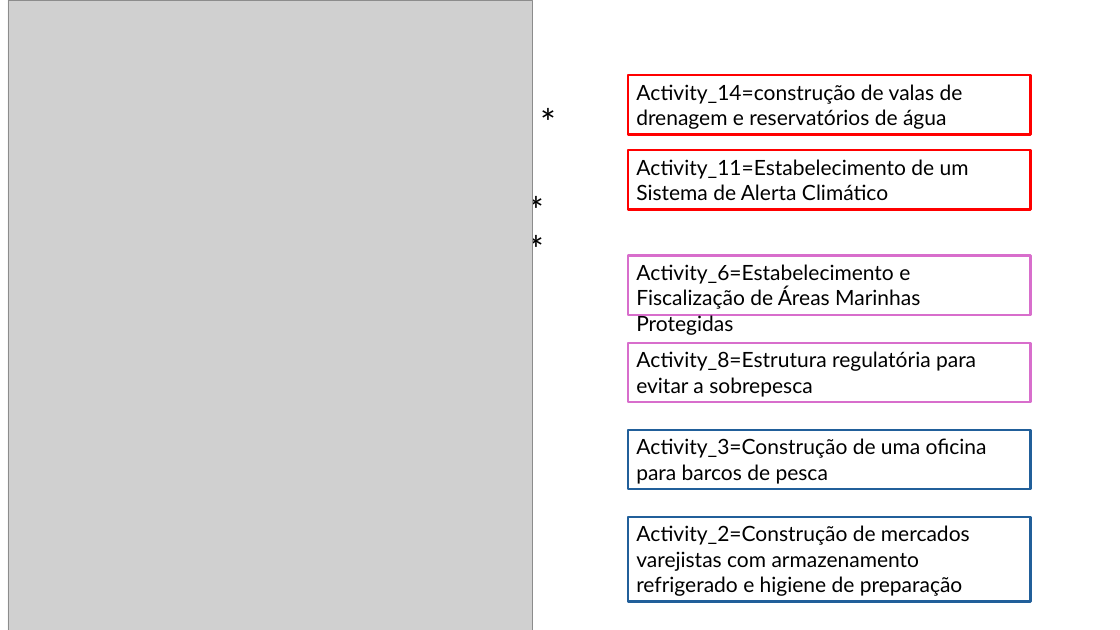
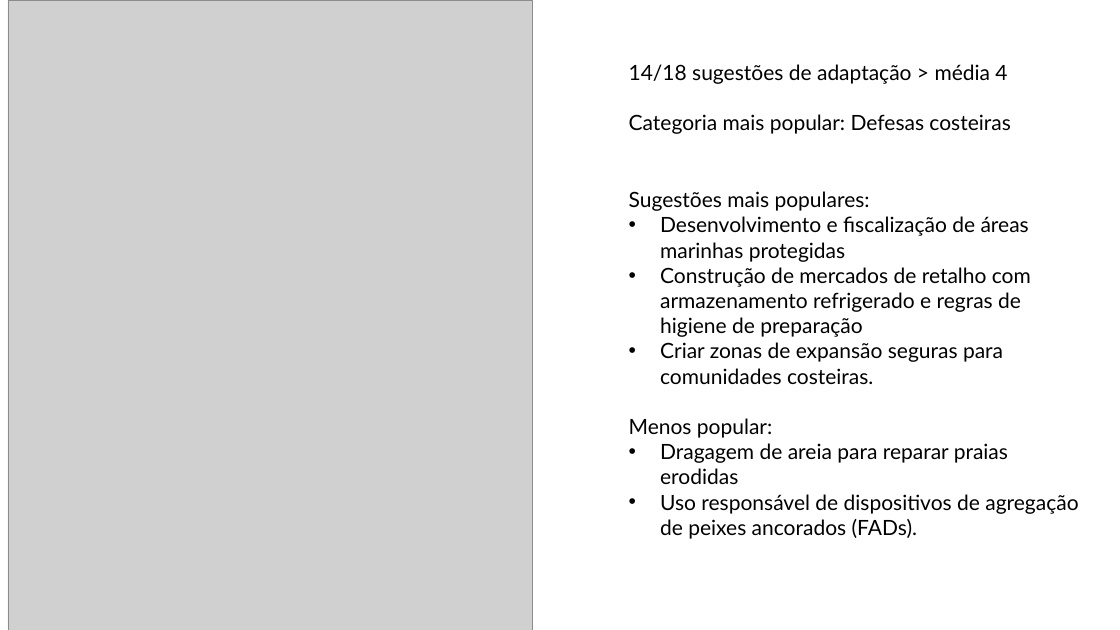
Before and after one commit to Risk-Team/trainings, a slide deck: slide 4 of STP/presentations/Survey/results_survey_ST.pptx. Drawn at 1120x630 pixels with LibreOffice and Linux fonts; fonts in the diff are those of the drawing; grey boxes stand for pictures. Boxes give left, top, right and bottom in pixels: in the first picture for what was removed or moved away, otherwise in the second. Text is boxed around its words. In the diff, an @@ line names an element or a change of style, - is before the commit and + after.

```diff
--- a/STP/presentations/Survey/results_survey_ST.pptx
+++ b/STP/presentations/Survey/results_survey_ST.pptx
@@ rectangle removed at (628, 76, 1031, 135) @@
-Activity_14=construção de valas de drenagem e reservatórios de água
@@ text added at (629, 64, 1010, 134), 18 pt, text #000000 @@
+14/18 sugestões de adaptação > média 4
+Categoria mais popular: Defesas costeiras
@@ text removed at (532, 95, 606, 149) @@
-*
@@ rectangle removed at (628, 150, 1031, 210) @@
-Activity_11=Estabelecimento de um Sistema de Alerta Climático
@@ text removed at (520, 182, 594, 236) @@
-*
@@ text added at (629, 191, 1078, 539), 18 pt, text #000000 @@
+Sugestões mais populares:
+• Desenvolvimento e fiscalização de áreas marinhas protegidas
+• Construção de mercados de retalho com armazenamento refrigerado e regras de higiene de preparação
+• Criar zonas de expansão seguras para comunidades costeiras.
+Menos popular:
+• Dragagem de areia para reparar praias erodidas
+• Uso responsável de dispositivos de agregação de peixes ancorados (FADs).
@@ text removed at (520, 223, 594, 276) @@
-*
@@ rectangle removed at (628, 255, 1031, 315) @@
-Activity_6=Estabelecimento e Fiscalização de Áreas Marinhas Protegidas
@@ rectangle removed at (628, 343, 1031, 402) @@
-Activity_8=Estrutura regulatória para evitar a sobrepesca
@@ rectangle removed at (628, 430, 1031, 490) @@
-Activity_3=Construção de uma oficina para barcos de pesca
@@ rectangle removed at (628, 517, 1031, 602) @@
-Activity_2=Construção de mercados varejistas com armazenamento refrigerado e higiene de preparação
```
Also in this commit, not shown: 1 other slide changed, 6 other files.
